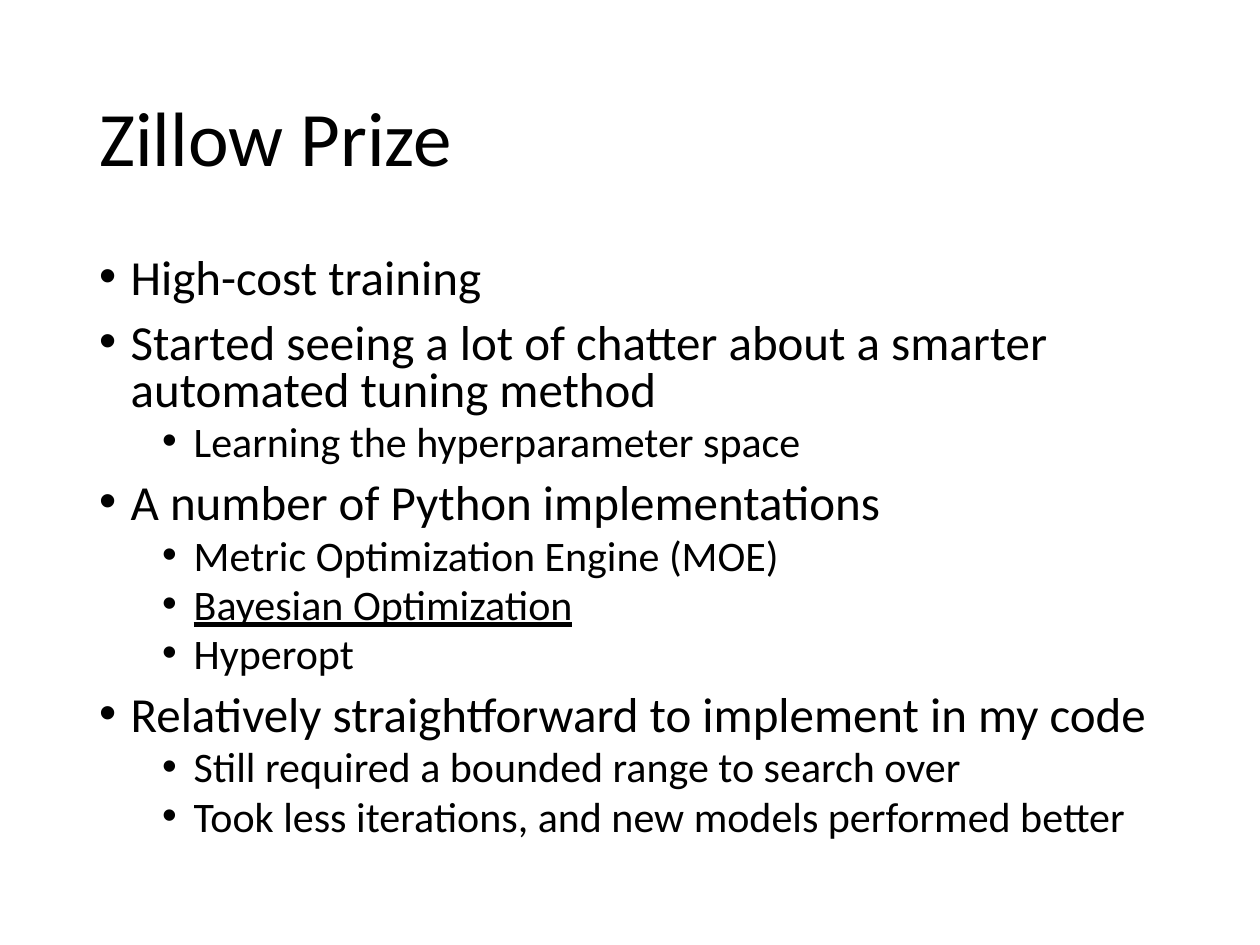
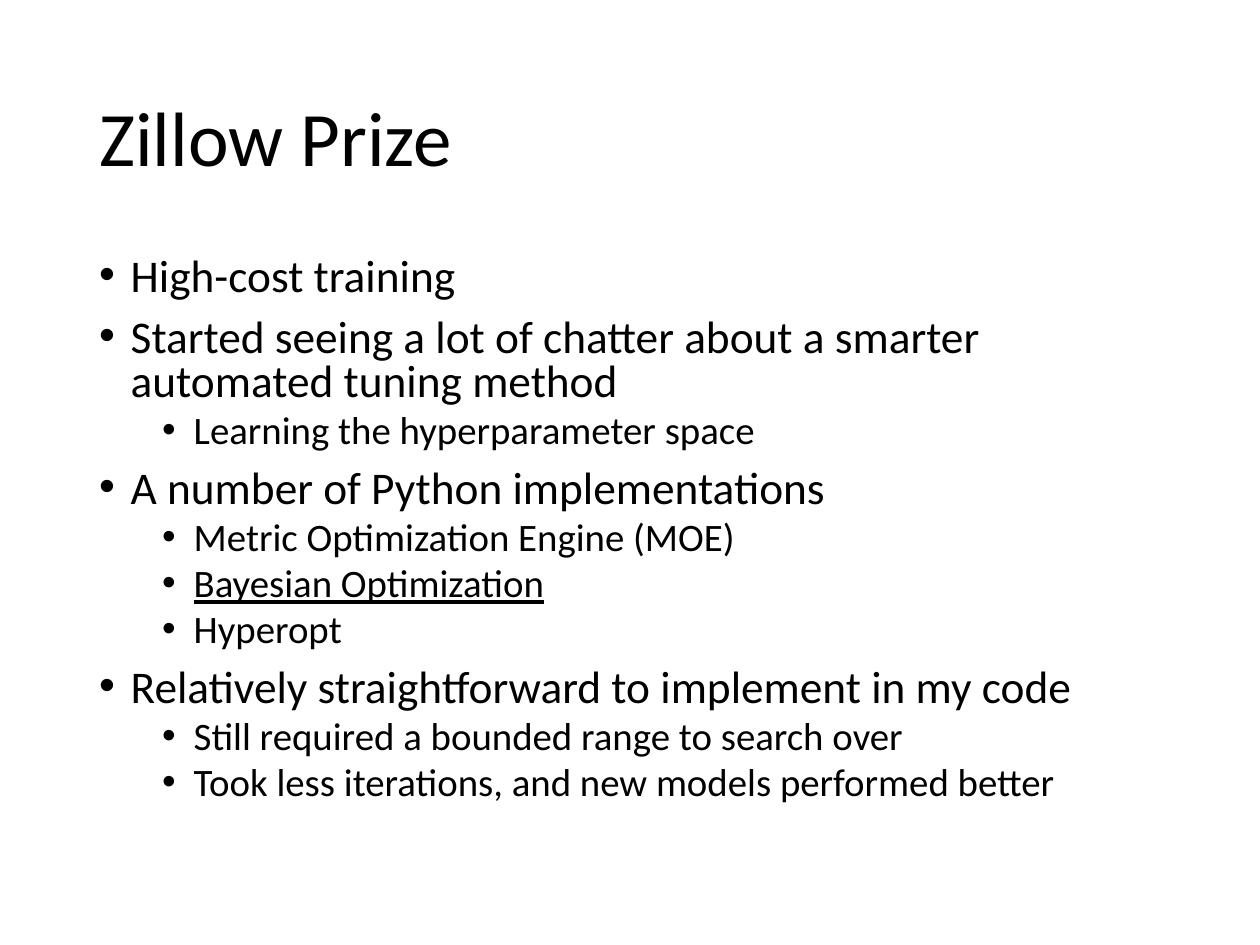
Before and after one commit to jkingphd/practical_bayes_opt, a slide deck: slide 5 of Data_science_nashville_jkk.pptx (slide 6 before the commit). Drawn at 1260x945 pixels with LibreOffice and Linux fonts; fonts in the diff are those of the drawing. Boxes give left, top, right and bottom in pixels: in the first picture for what was removed or moved away, otherwise in the second. Text is boxed around its words. In the diff, an @@ line names an element or a change of style, - is before the commit and + after.

```diff
--- a/Data_science_nashville_jkk.pptx
+++ b/Data_science_nashville_jkk.pptx
@@ text "High-cost training" at (131, 260, 1071, 803): size 28 to 25.9 pt in "High-cost training", "Started seeing a lot of chatter about ...", "A number of Python implementations", "Relatively straightforward to implement in my code"; size 24 to 22.2 pt in "Learning the hyperparameter space", "Metric Optimization Engine (MOE)", "Bayesian Optimization", "Hyperopt" and 2 more places @@
```
Also in this commit, not shown: 3 other slides changed, 6 slides added, 1 slide removed, 9 other files.
